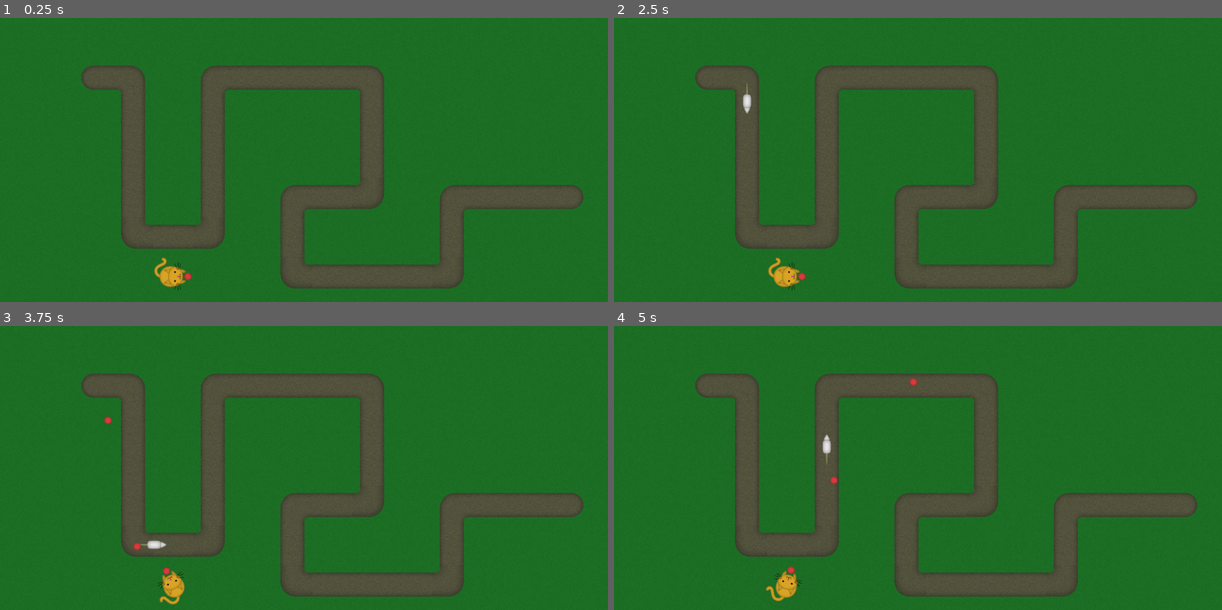
Above: before the commit, frames 1-4 (two rows, left to right).
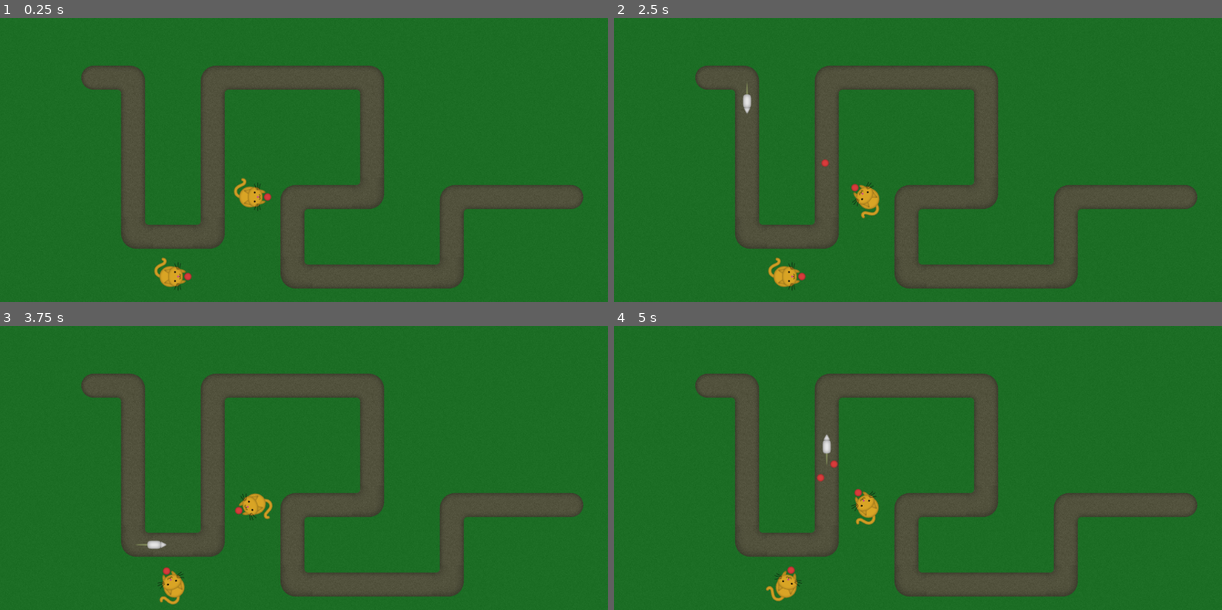
Above: after the commit, the same moments.

Repository: vibrunazo/godot-cats
Game: Godot game, scene res://scenes/Map.tscn
The game is run twice, just before and just after one commit, with the same random seed, the same clock (stepped at 60 frames per second) and the same inputs.
Inputs:
- Up to frame 1 (0.25 s): no input
- Up to frame 2 (2.5 s): tap Enter at 0.5, 2 s; tap Space at 1.25 s
- Up to frame 3 (3.75 s): no input
- Up to frame 4 (5 s): no input

The runs differ from the first frame. In frame 1, 0.4% of the frame differs, in the area x 38-45%, y 56-69%; in frame 2, 0.4%; in frame 3, 0.4%; in frame 4, 0.5%, in the area x 33-50%, y 18-71%.

Commit message:
hits target

Diff:
--- a/project.godot
+++ b/project.godot
@@ -9,12 +9,24 @@
 config_version=4
 
 _global_script_classes=[ {
+"base": "Node2D",
+"class": "Bullet",
+"language": "GDScript",
+"path": "res://scenes/Bullet.gd"
+}, {
+"base": "Node2D",
+"class": "Cat",
+"language": "GDScript",
+"path": "res://scenes/Cat.gd"
+}, {
 "base": "PathFollow2D",
 "class": "Mouse",
 "language": "GDScript",
 "path": "res://scenes/Mouse.gd"
 } ]
 _global_script_class_icons={
+"Bullet": "res://assets/ball.png",
+"Cat": "res://assets/cat01.png",
 "Mouse": "res://assets/mouse01.png"
 }
 
--- a/scenes/Bullet.gd
+++ b/scenes/Bullet.gd
@@ -1,10 +1,12 @@
 extends Node2D
 
+class_name Bullet, "res://assets/ball.png"
 
 # Declare member variables here. Examples:
 # var a = 2
 # var b = "text"
 export var speed = 400
+export var damage = 10
 var target: Node2D = null setget set_target
 
 
@@ -22,4 +24,13 @@
 #	pass
 
 func _physics_process(delta):
+	if target:
+		look_at(target.position)
 	position += Vector2(speed * delta, 0).rotated(rotation)
+
+
+func _on_Area2D_area_entered(area: Node2D):
+	if (area.get_parent() == target):
+		var mouse: Mouse = area.get_parent()
+		mouse.on_hit(self)
+		queue_free()
--- a/scenes/Bullet.tscn
+++ b/scenes/Bullet.tscn
@@ -15,3 +15,5 @@
 
 [node name="CollisionShape2D" type="CollisionShape2D" parent="Area2D"]
 shape = SubResource( 1 )
+
+[connection signal="area_entered" from="Area2D" to="." method="_on_Area2D_area_entered"]
--- a/scenes/Cat.gd
+++ b/scenes/Cat.gd
@@ -1,4 +1,6 @@
 extends Node2D
+
+class_name Cat, "res://assets/cat01.png"
 
 
 # Declare member variables here. Examples:
--- a/scenes/Map.tscn
+++ b/scenes/Map.tscn
@@ -85,4 +85,7 @@
 [node name="Cat" parent="Cats" instance=ExtResource( 2 )]
 position = Vector2( 288, 416 )
 
+[node name="Cat2" parent="Cats" instance=ExtResource( 2 )]
+position = Vector2( 416, 288 )
+
 [connection signal="timeout" from="SpawnTimer" to="." method="_on_SpawnTimer_timeout"]
--- a/scenes/Mouse.gd
+++ b/scenes/Mouse.gd
@@ -6,7 +6,7 @@
 # var a = 2
 # var b = "text"
 var t = 0
-export var speed := 30
+export var speed := 20
 
 
 # Called when the node enters the scene tree for the first time.
@@ -29,3 +29,6 @@
 		return
 	t += delta * speed
 	offset = t
+
+func on_hit(bullet: Node2D):
+	print('mouse got hit')
